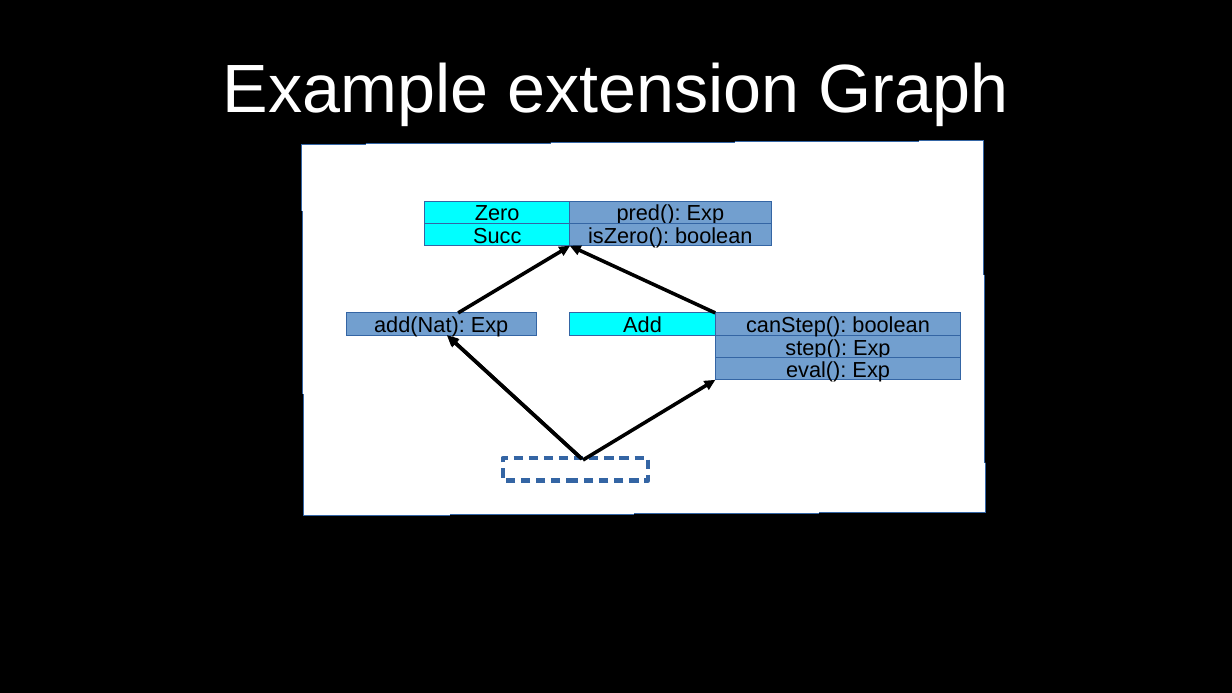
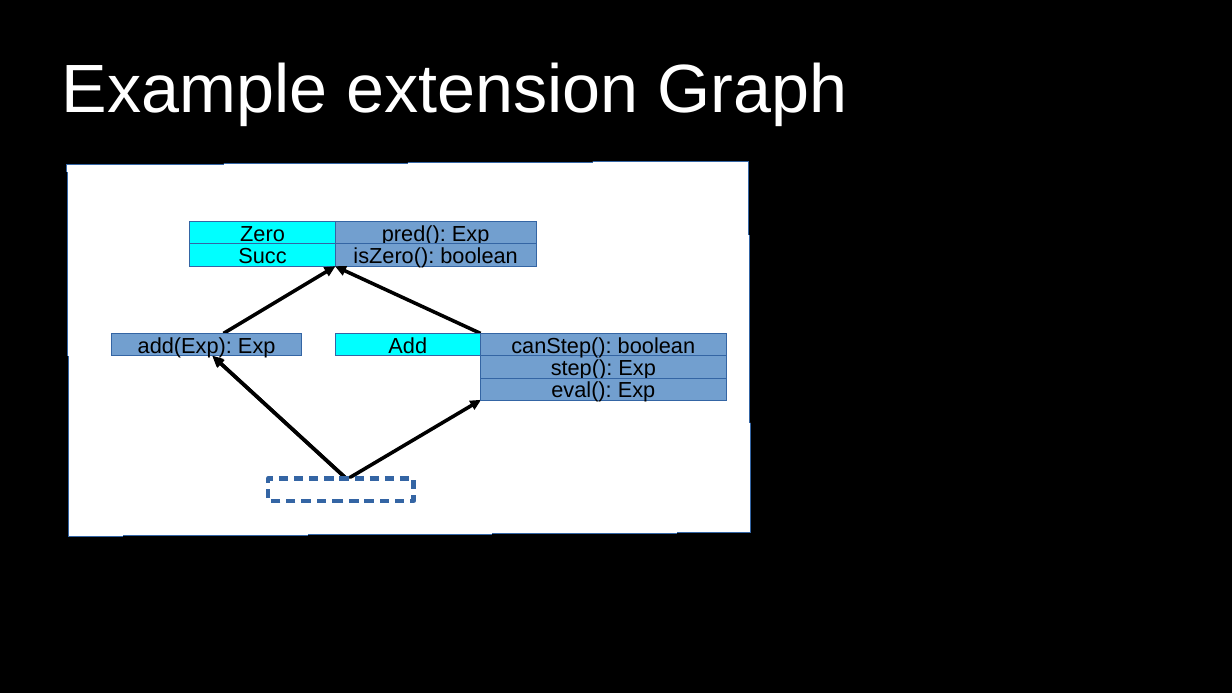
Before and after one commit to JanBessai/ecoop-coco-presentation, a slide deck: slide 4 of slides/slides.odp (slide 3 before the commit). Drawn at 1232x693 pixels with LibreOffice and Linux fonts; fonts in the diff are those of the drawing. Boxes give left, top, right and bottom in pixels: in the first picture for what was removed or moved away, otherwise in the second. Text is boxed around its words. In the diff, an @@ line names an element or a change of style, - is before the commit and + after.

```diff
--- a/slides/slides.odp
+++ b/slides/slides.odp
@@ title "Example extension Graph" at [62,62,847,125]: alignment centre to left @@
@@ arrow moved from (584, 461) - (715, 380) to (224, 333) - (335, 266) @@
@@ arrow moved from (458, 313) - (570, 246) to (481, 333) - (335, 266) @@
@@ arrow removed from (715, 313) to (570, 246) @@
@@ 11 rectangles, 1 arrow: place and size @@
-11 rectangles, 1 arrow at [302,141,986,516]
+11 rectangles, 1 arrow at [67,161,751,536]
@@ text in rectangle at [138,337,275,358]: text changed @@
-add(Nat): Exp
+add(Exp): Exp
@@ arrow added from (348, 480) to (214, 357), #000000 2.3 pt @@
@@ arrow moved from (582, 459) - (448, 337) to (348, 480) - (481, 400) @@
```
Also in this commit, not shown: 4 other slides changed, 1 slide added, 3 other files.
